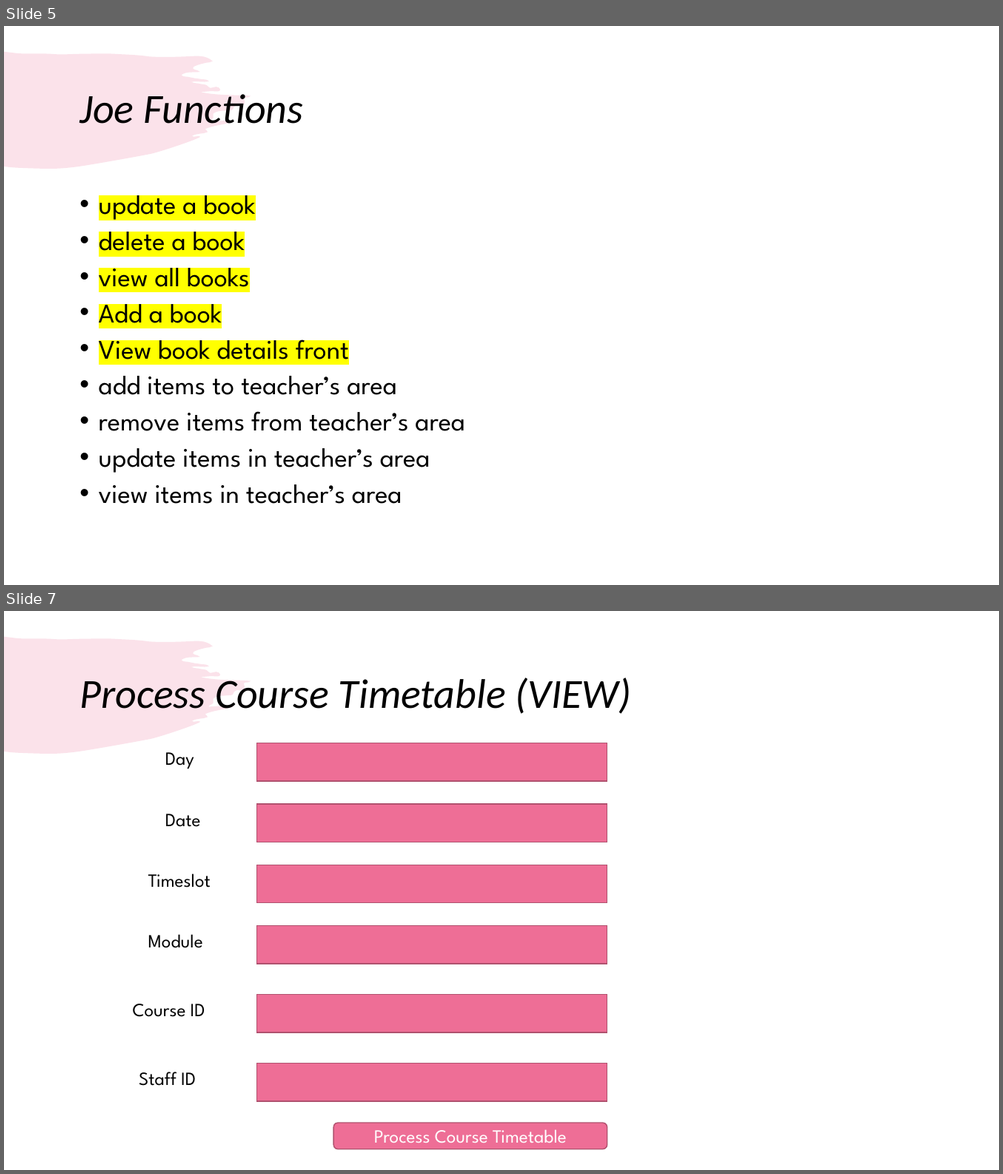
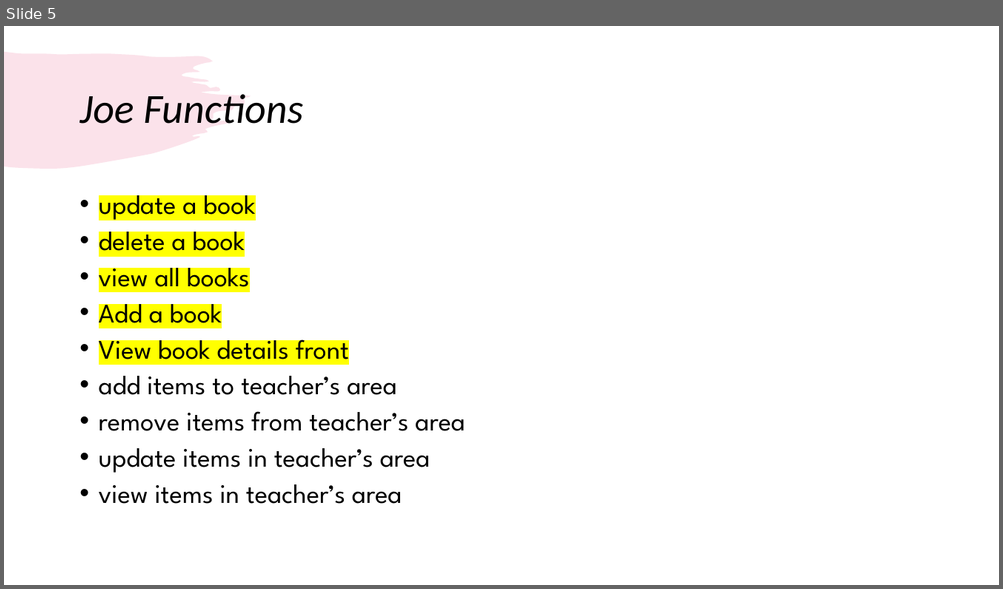
Before and after one commit to FQAIN/SOAM-Sullimar-Academy-of-Music, a slide deck: Database Definitions/FI_Debug/SAOM.pptx. Shown one above the other, each under a label of ours: slides 5 and 7 before the commit, slide 5 after it; the slides between them are not shown. The pictures are 1003x1174 and 1003x589 pixels, drawn with LibreOffice and Linux fonts; fonts in the diff are those of the drawing. Boxes give left, top, right and bottom in pixels: in the first picture for what was removed or moved away, otherwise in the second. Text is boxed around its words. In the diff, an @@ line names an element or a change of style, - is before the commit and + after.

```diff
--- a/Database Definitions/FI_Debug/SAOM.pptx
+++ b/Database Definitions/FI_Debug/SAOM.pptx
@@ slide 7 removed at [4,611,999,1170], background #FFFFFF; not listed: 1 template element that a slide beside it also shows @@
@@ title removed at [79,678,631,714] @@
-Process Course Timetable (VIEW)
@@ rectangle removed at [257,743,608,781] @@
@@ text removed at [165,752,194,769] @@
-Day
@@ rectangle removed at [257,804,608,843] @@
@@ text removed at [165,814,201,827] @@
-Date
@@ text removed at [148,874,210,888] @@
-Timeslot
@@ rectangle removed at [257,866,608,903] @@
@@ text removed at [148,934,203,948] @@
-Module
@@ rectangle removed at [257,925,608,964] @@
@@ text removed at [133,1004,205,1017] @@
-Course ID
@@ rectangle removed at [257,994,608,1033] @@
@@ text removed at [139,1072,196,1086] @@
-Staff ID
@@ rectangle removed at [257,1064,608,1102] @@
@@ rounded rectangle removed at [334,1124,608,1150] @@
-Process Course Timetable
```
Also in this commit, not shown: 1 slide changed, 2 other slides removed, 17 other files.
